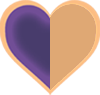
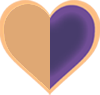
Two versions of the same layered image (100×95). Layer-by-layer changes:
painted on "Layer 3" over [0, 0, 100, 95]
painted on "Layer 2" over [0, 0, 100, 95]
